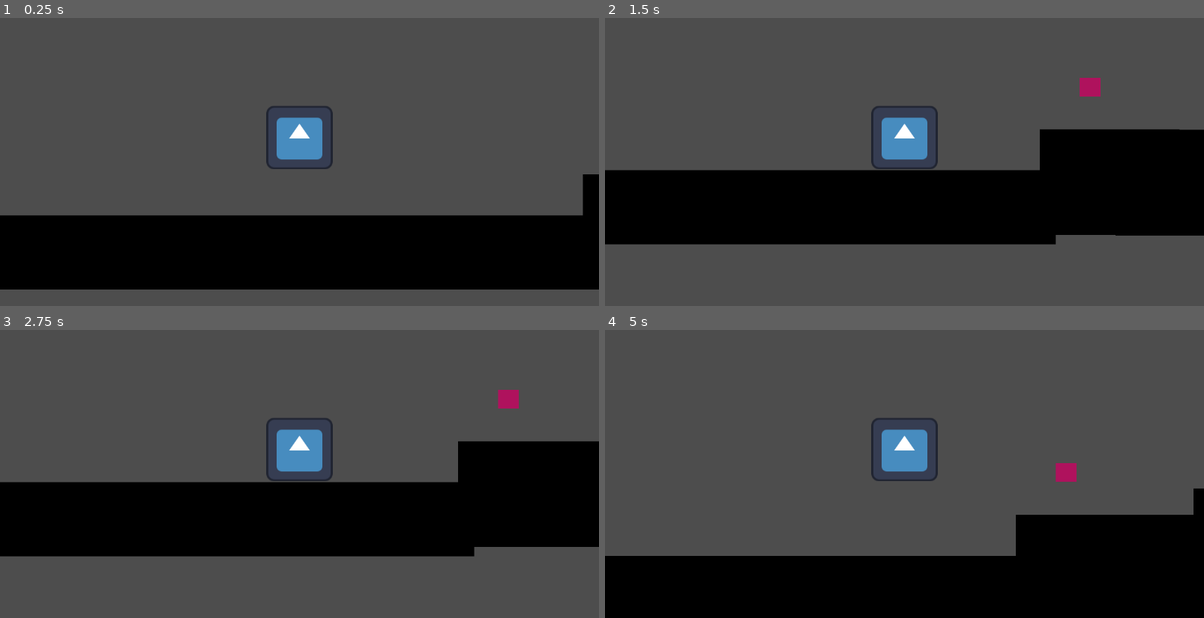
Above: before the commit, frames 1-4 (two rows, left to right).
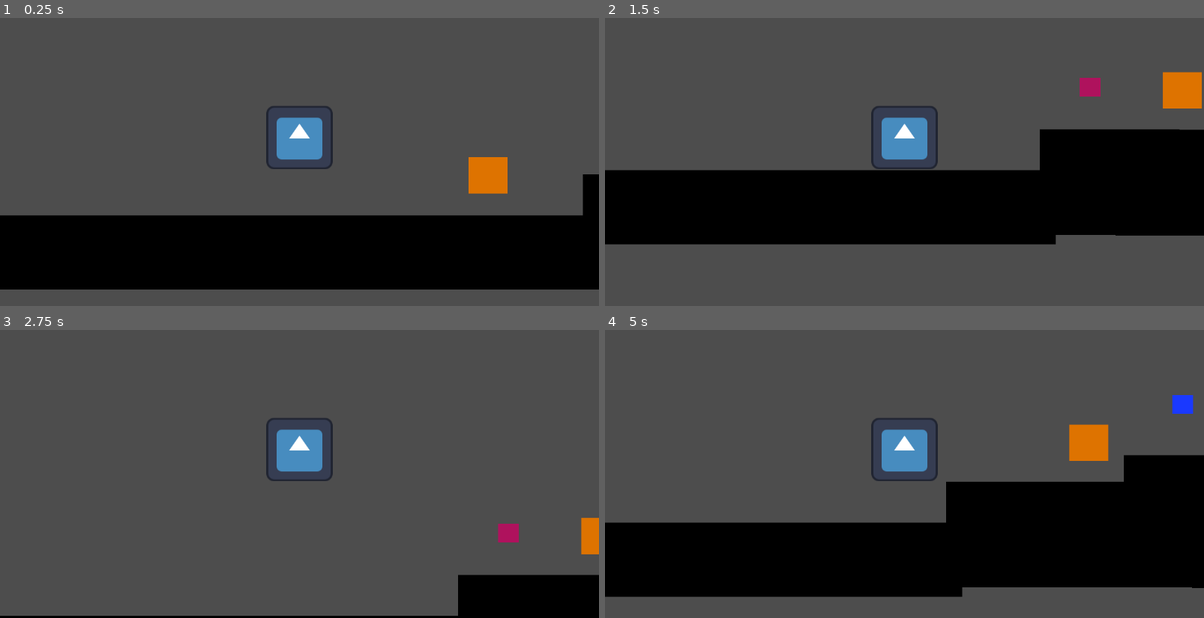
Above: after the commit, the same moments.

Repository: facundooli/plataformero
Game: Godot game, scene res://nivel.tscn
Same seed, same stepped clock (60 frames per second), same inputs: the game is played once before the commit and once after it. The engine's default icon, where the game draws it, is replaced by a stand-in: a white triangle on a blue panel in a dark square.
Inputs:
- Up to frame 1 (0.25 s): no input
- Up to frame 2 (1.5 s): hold D (derecha) from 0.53 s (still down); tap W (salto) at 0.6, 0.77, 1.07, 1.35 s
- Up to frame 3 (2.75 s): tap W (salto) at 1.52, 1.82, 2.1 s; release D (derecha) at 2.03 s; hold A (izquierda) from 2.03 s (still down)
- Up to frame 4 (5 s): release A (izquierda) at 2.78 s; hold D (derecha) 2.78-4.28 s; tap W (salto) at 2.85, 3.02, 3.32, 3.6, 3.77, 4.07, 4.35, 4.52, 4.82 s; hold A (izquierda) from 4.28 s (still down)

The runs differ from the first frame. In frame 1, 0.8% of the frame differs, in the area x 78-85%, y 48-62%; in frame 2, 0.8%; in frame 3, 33%, in the area x 0-100%, y 20-100%; in frame 4, 24%.

Commit message:
agregar salto prueba

Diff:
--- a/plataformero/nivel.tscn
+++ b/plataformero/nivel.tscn
@@ -1,10 +1,11 @@
-[gd_scene load_steps=6 format=3 uid="uid://cv7r8gunl7fpq"]
+[gd_scene load_steps=7 format=3 uid="uid://cv7r8gunl7fpq"]
 
 [ext_resource type="PackedScene" uid="uid://bborcpy6sny84" path="res://Jugador/jugador.tscn" id="1_h06de"]
 [ext_resource type="Script" uid="uid://ke1t533heoor" path="res://nivel.gd" id="1_j87l1"]
 [ext_resource type="PackedScene" uid="uid://ghk2i0qqi5ob" path="res://utileria/piso.tscn" id="2_7gdj4"]
 [ext_resource type="PackedScene" uid="uid://dy3wtkt1rn618" path="res://utileria/moneda.tscn" id="4_ymy7k"]
 [ext_resource type="PackedScene" uid="uid://4h01qopmyiie" path="res://utileria/estrella.tscn" id="5_ymy7k"]
+[ext_resource type="PackedScene" uid="uid://cotscauqg4x6n" path="res://Jugador/powerups/salto.tscn" id="6_vttml"]
 
 [node name="nivel" type="Node2D"]
 script = ExtResource("1_j87l1")
@@ -51,6 +52,14 @@
 [node name="estrella" parent="." instance=ExtResource("5_ymy7k")]
 position = Vector2(1004, -39)
 
+[node name="Salto" parent="." instance=ExtResource("6_vttml")]
+position = Vector2(366, 112)
+
+[node name="Salto2" parent="." instance=ExtResource("6_vttml")]
+position = Vector2(823, 34)
+
 [connection signal="body_entered" from="Moneda" to="." method="_on_moneda_body_entered"]
 [connection signal="body_entered" from="Moneda2" to="." method="_on_moneda_body_entered"]
 [connection signal="body_entered" from="estrella" to="." method="_on_estrella_body_entered"]
+[connection signal="body_entered" from="Salto" to="Jugador" method="_on_salto_body_entered"]
+[connection signal="body_entered" from="Salto2" to="Jugador" method="_on_salto_body_entered"]
